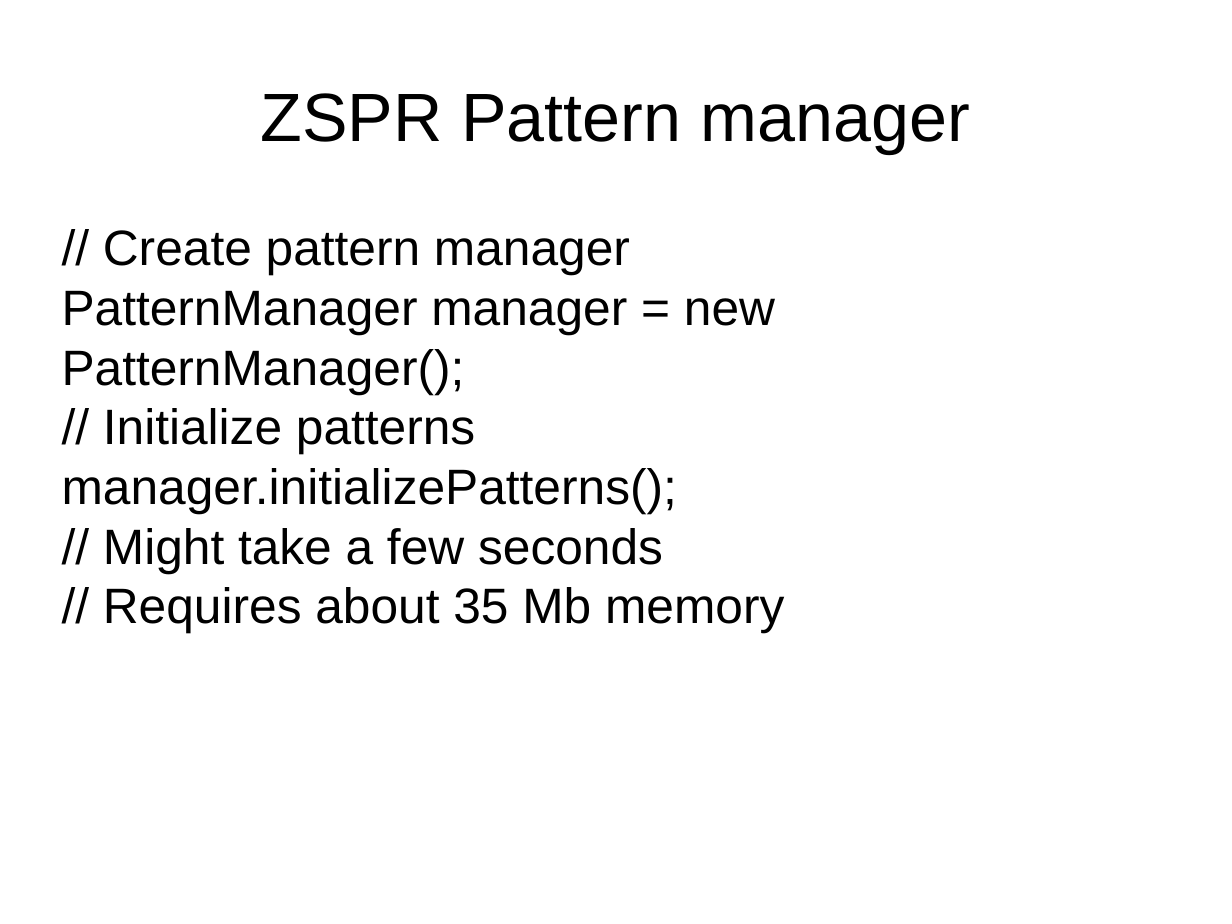
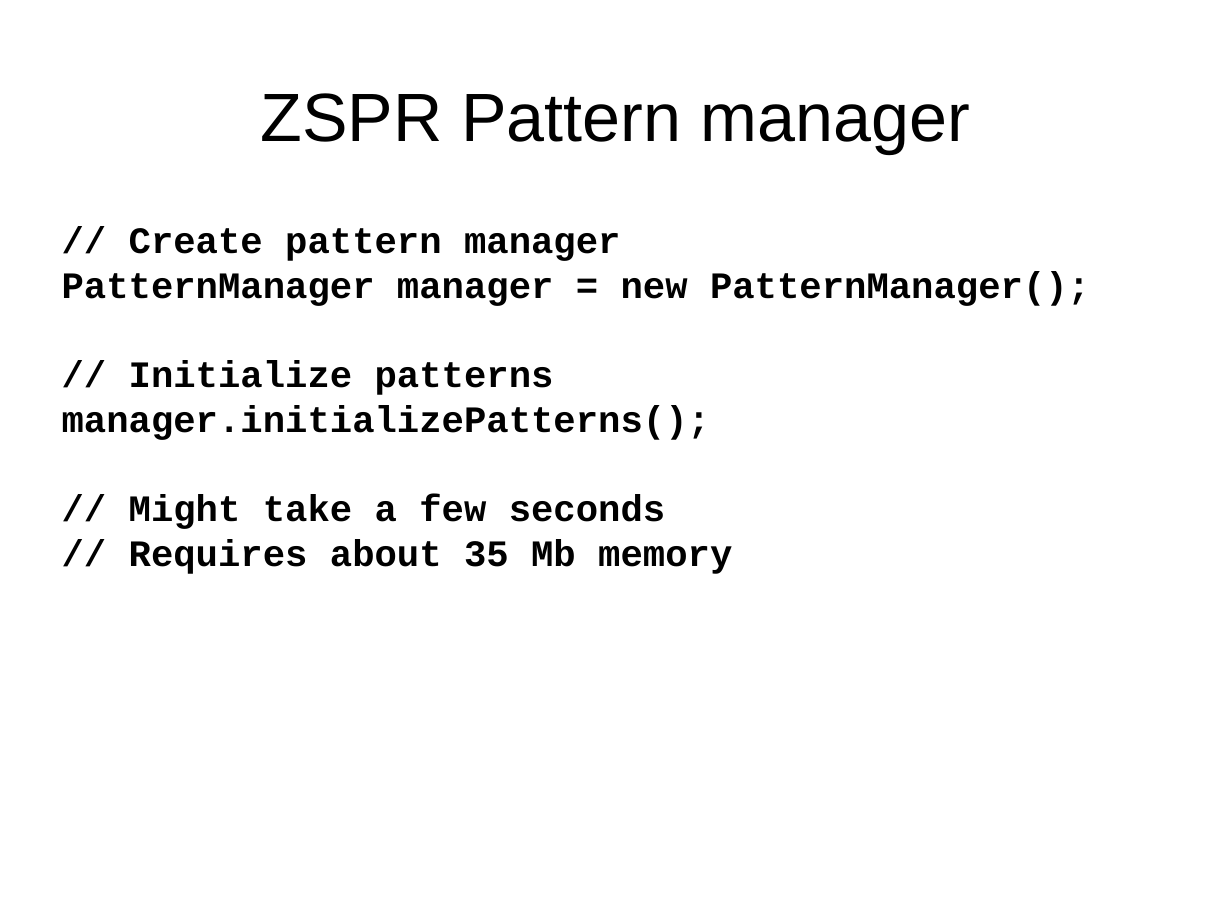
Before and after one commit to DyzLecticus/Zeesoft, a slide deck: slide 15 of V3.0/doc/Zeesoft Open Source Artificial Cognition.odp. Drawn at 1232x924 pixels with LibreOffice and Linux fonts; fonts in the diff are those of the drawing. Boxes give left, top, right and bottom in pixels: in the first picture for what was removed or moved away, otherwise in the second. Text is boxed around its words. In the diff, an @@ line names an element or a change of style, - is before the commit and + after.

```diff
--- a/V3.0/doc/Zeesoft Open Source Artificial Cognition.odp
+++ b/V3.0/doc/Zeesoft Open Source Artificial Cognition.odp
@@ subtitle "// Create pattern manager" at [62, 228, 1090, 574]: size 32 to 24 pt, font Arial to Courier New, bold on @@
```
Also in this commit, not shown: 6 other slides changed, 5 slides added, 1 other file.
